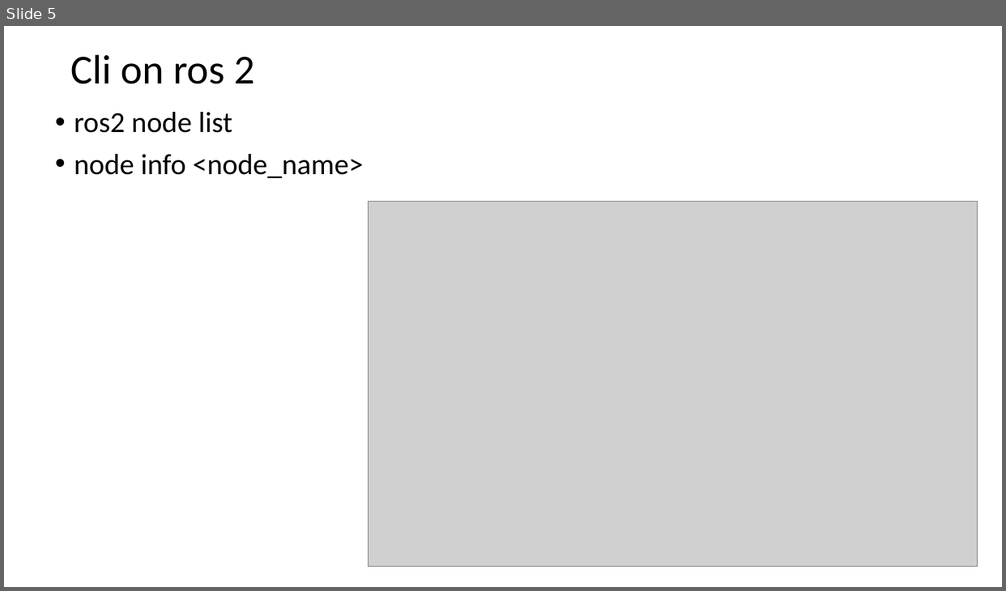
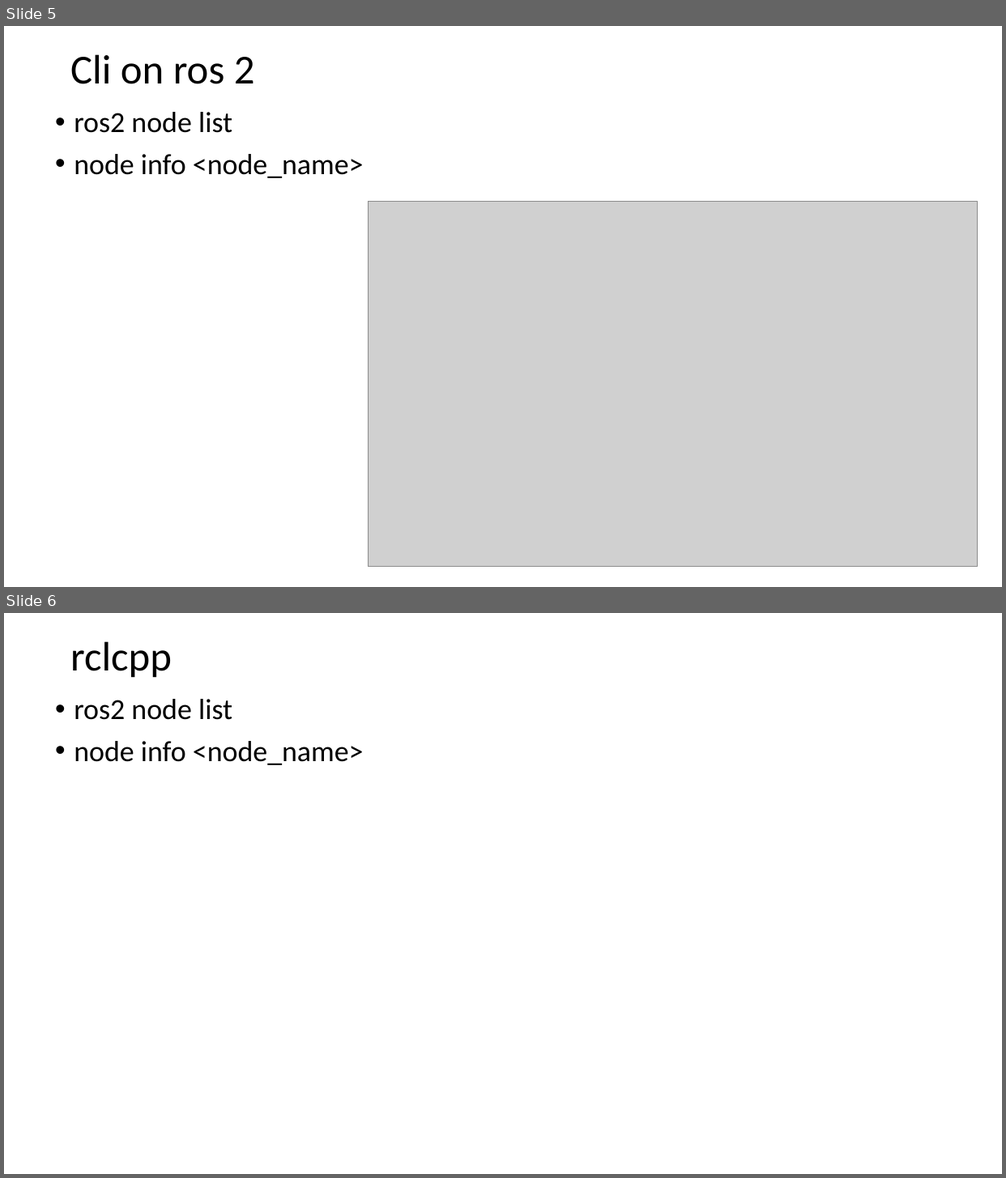
Before and after one commit to letrthong/ros2, a slide deck: ros2.pptx. Shown one above the other, each under a label of ours: slide 5 before the commit, slides 5 and 6 after it. The pictures are 1006x591 and 1006x1178 pixels, drawn with LibreOffice and Linux fonts; fonts in the diff are those of the drawing; grey boxes stand for pictures. Boxes give left, top, right and bottom in pixels: in the first picture for what was removed or moved away, otherwise in the second. Text is boxed around its words. In the diff, an @@ line names an element or a change of style, - is before the commit and + after.

```diff
--- a/ros2.pptx
+++ b/ros2.pptx
@@ slide 6 added at [4,613,1002,1174], background #FFFFFF @@
@@ title added at [70,641,172,678], 39.6 pt, text #000000 @@
+rclcpp
@@ text added at [74,699,364,765], 28 pt, text #000000 @@
+• ros2 node list
+• node info <node_name>
```
Also in this commit, not shown: 5 other files.
